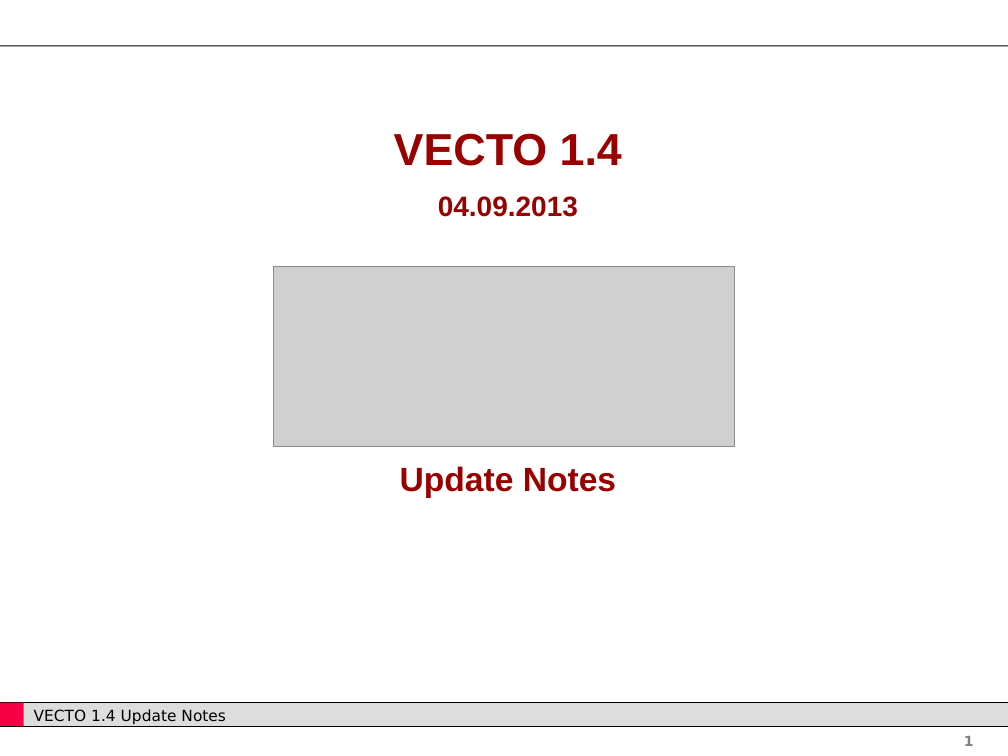
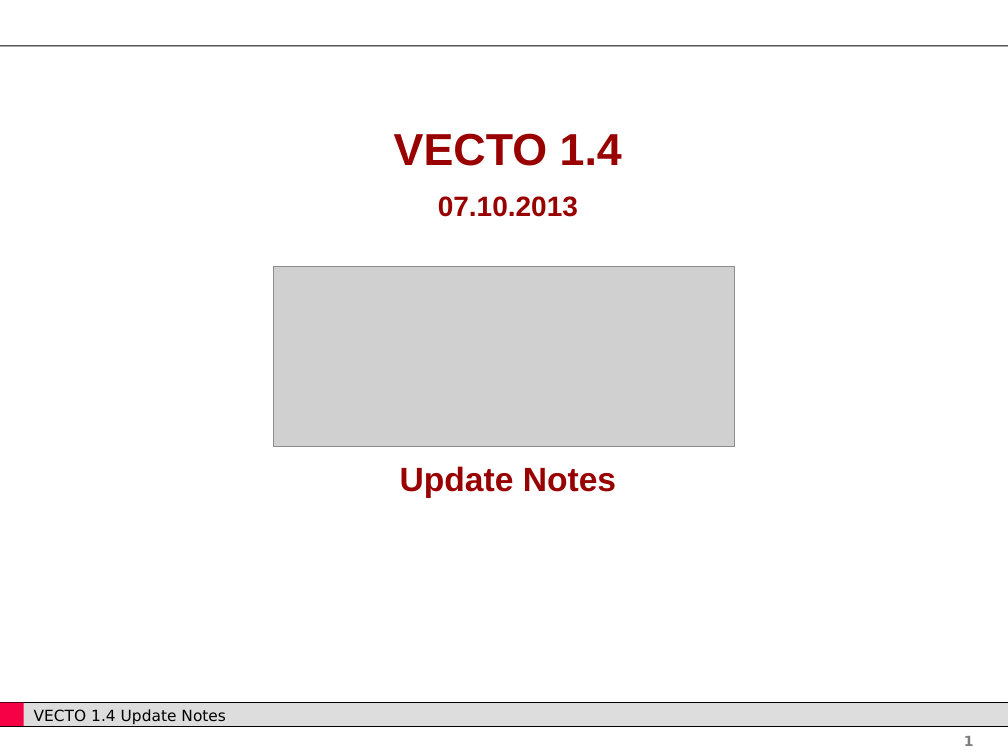
Before and after one commit to CLIMA-VECTO/vecto-sim, a slide deck: slide 1 of User Manual Source/Update Notes.pptx. Drawn at 1008x756 pixels with LibreOffice and Linux fonts; fonts in the diff are those of the drawing; grey boxes stand for pictures; background and template pictures are left out. Boxes give left, top, right and bottom in pixels: in the first picture for what was removed or moved away, otherwise in the second. Text is boxed around its words. In the diff, an @@ line names an element or a change of style, - is before the commit and + after.

```diff
--- a/User Manual Source/Update Notes.pptx
+++ b/User Manual Source/Update Notes.pptx
@@ text at [438,196,578,217]: text changed @@
-04.09.2013
+07.10.2013
```
Also in this commit, not shown: 2 other slides changed, 43 other files.
